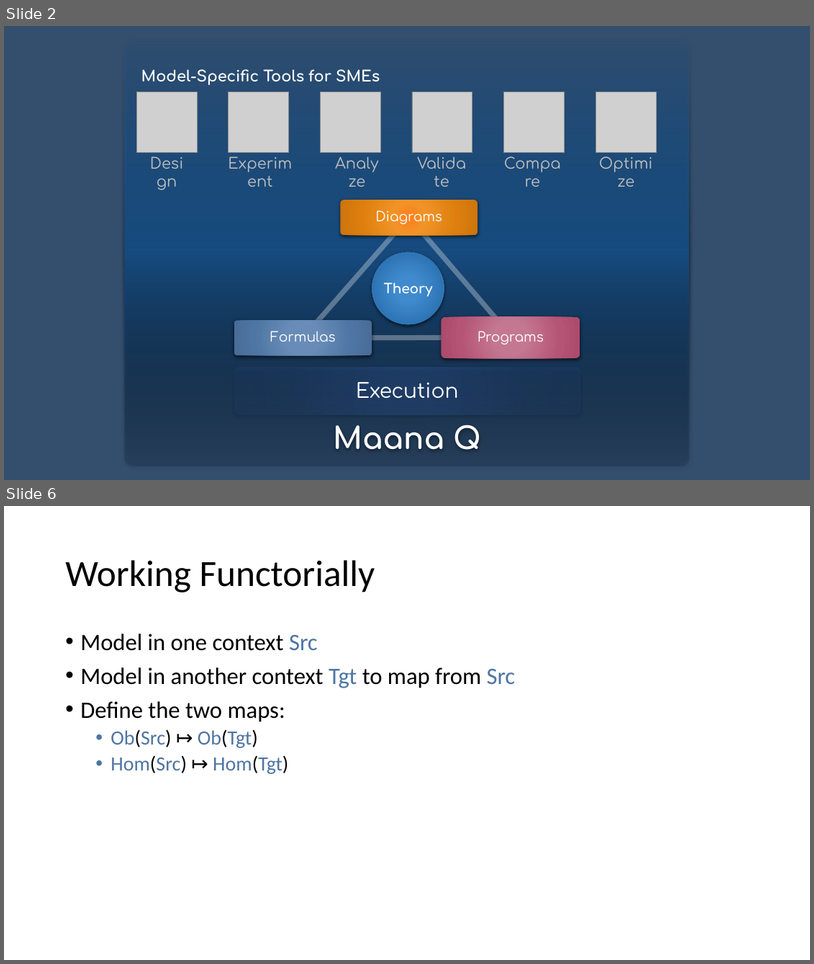
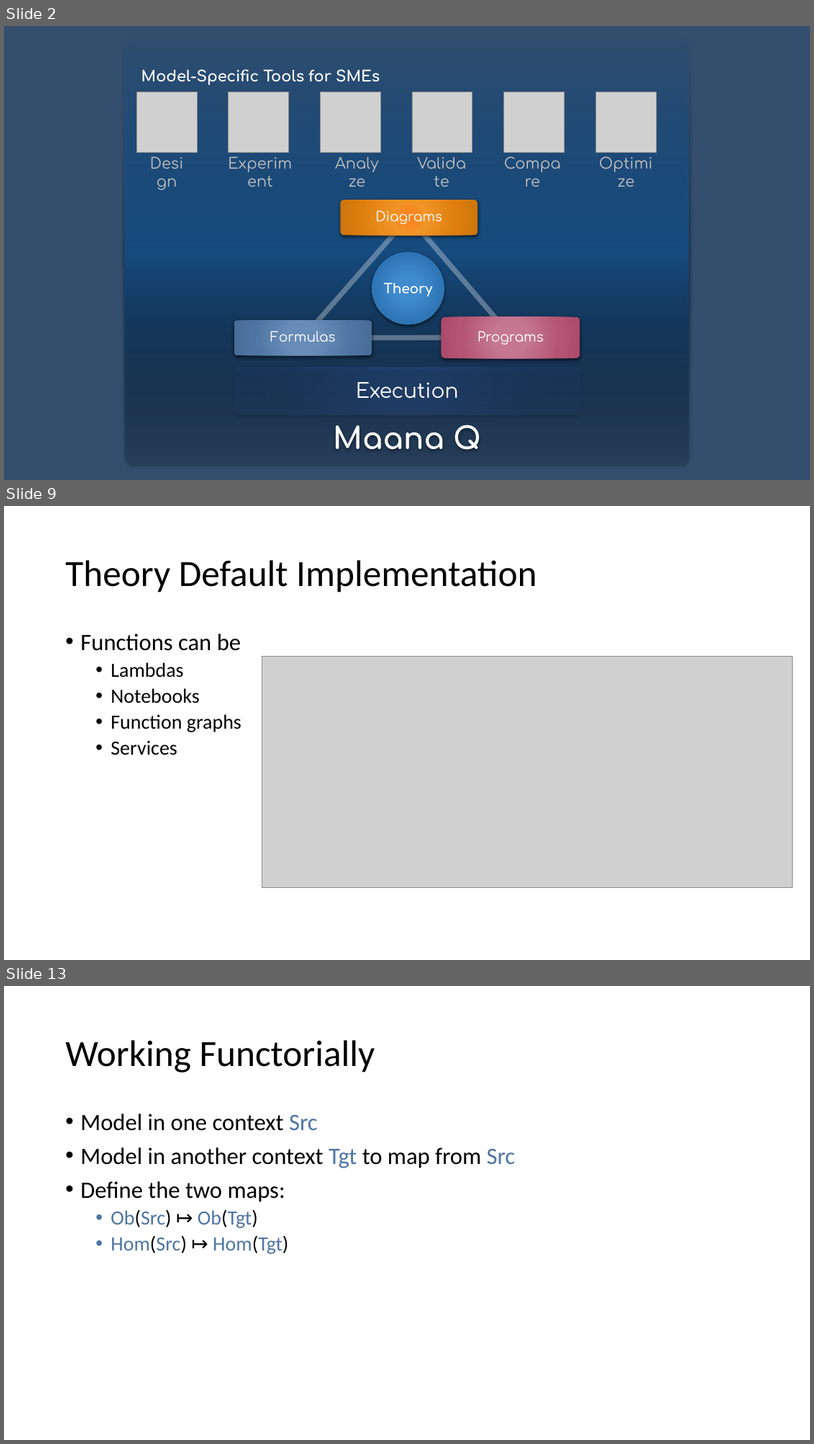
Before and after one commit to maana-io/cat-ml, a slide deck: presentations/gats-intro.pptx. Shown one above the other, each under a label of ours: slides 2 and 6 before the commit, slides 2, 9 and 13 after it; the slides between them are not shown. The pictures are 814x964 and 814x1444 pixels, drawn with LibreOffice and Linux fonts; fonts in the diff are those of the drawing; grey boxes stand for pictures. Boxes give left, top, right and bottom in pixels: in the first picture for what was removed or moved away, otherwise in the second. Text is boxed around its words. In the diff, an @@ line names an element or a change of style, - is before the commit and + after.

```diff
--- a/presentations/gats-intro.pptx
+++ b/presentations/gats-intro.pptx
@@ slide 9 added at (x1=4, y1=506, x2=810, y2=960), background #FFFFFF @@
@@ title added at (x1=65, y1=560, x2=537, y2=592), 44 pt, text #000000 @@
+Theory Default Implementation
@@ text added at (x1=80, y1=633, x2=242, y2=755), 24 pt, text #000000 @@
+• Functions can be
+  • Lambdas
+  • Notebooks
+  • Function graphs
+  • Services
@@ picture added at (x1=262, y1=656, x2=792, y2=887) @@
@@ what was slide 6 is now slide 13 @@
```
Also in this commit, not shown: 3 slides changed, 6 other slides added, 1 slide removed, 1 other file.
